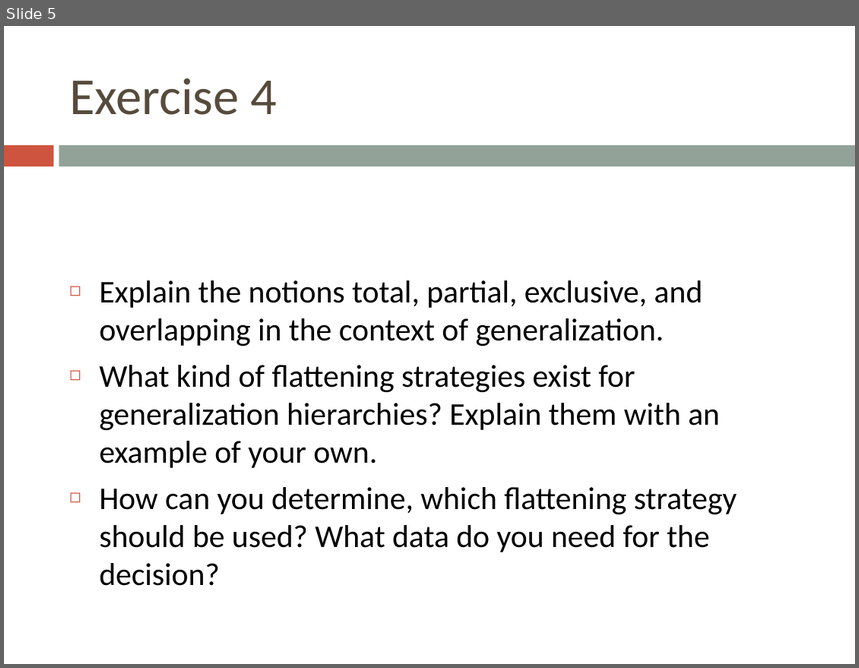
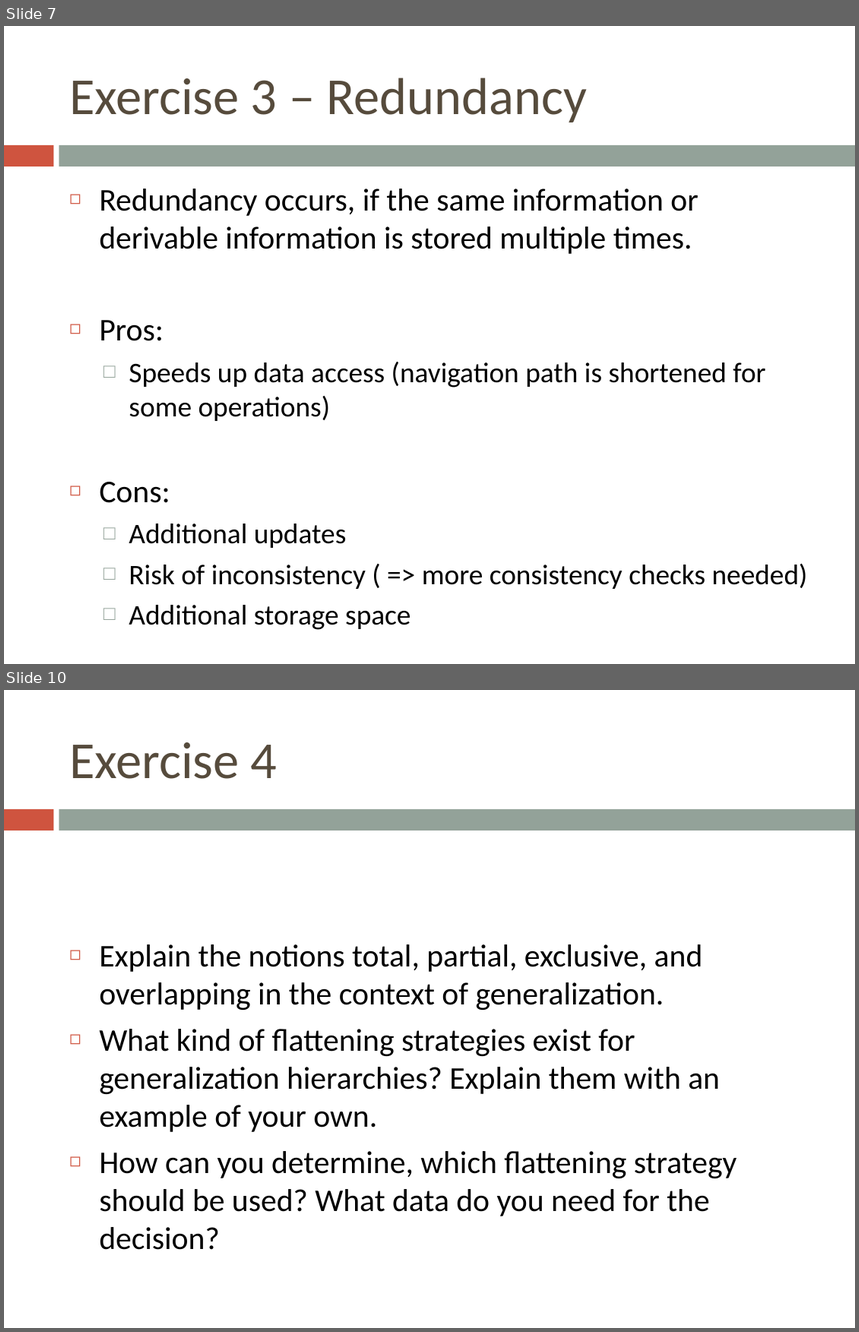
Before and after one commit to bugxd/DBTech, a slide deck: Assignment_4.pptx. Shown one above the other, each under a label of ours: slide 5 before the commit, slides 7 and 10 after it; the slides between them are not shown. The pictures are 859x668 and 859x1332 pixels, drawn with LibreOffice and Linux fonts; fonts in the diff are those of the drawing. Boxes give left, top, right and bottom in pixels: in the first picture for what was removed or moved away, otherwise in the second. Text is boxed around its words. In the diff, an @@ line names an element or a change of style, - is before the commit and + after.

```diff
--- a/Assignment_4.pptx
+++ b/Assignment_4.pptx
@@ slide 7 added at (4,26,855,664), background #FFFFFF; not listed: 2 template elements that a slide beside it also shows @@
@@ title added at (69,78,587,123), 44 pt, text #564B3C @@
+Exercise 3 – Redundancy
@@ text added at (99,189,808,589), 24.1 pt, text #000000 @@
+◻ Redundancy occurs, if the same information or derivable information is stored multiple times.
+◻ Pros:
+  □ Speeds up data access (navigation path is shortened for some operations)
+◻ Cons:
+  □ Additional updates
+  □ Risk of inconsistency ( => more consistency checks needed)
+  □ Additional storage space
@@ what was slide 5 is now slide 10 @@
```
Also in this commit, not shown: 4 other slides added.
